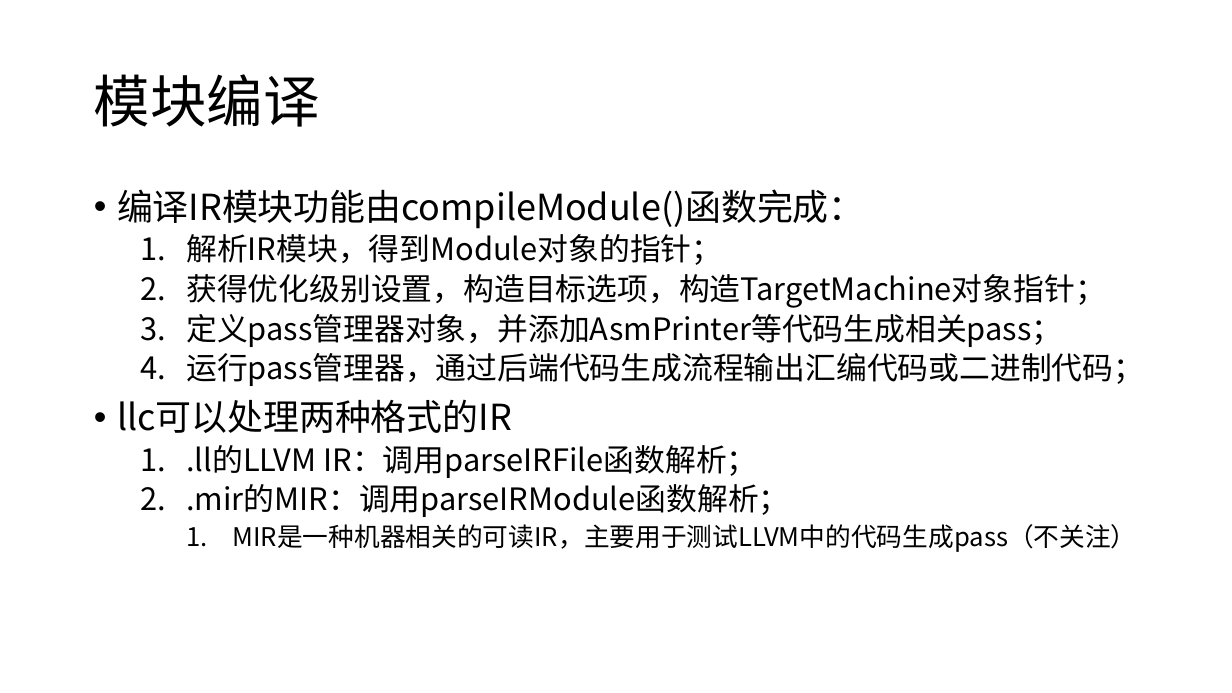
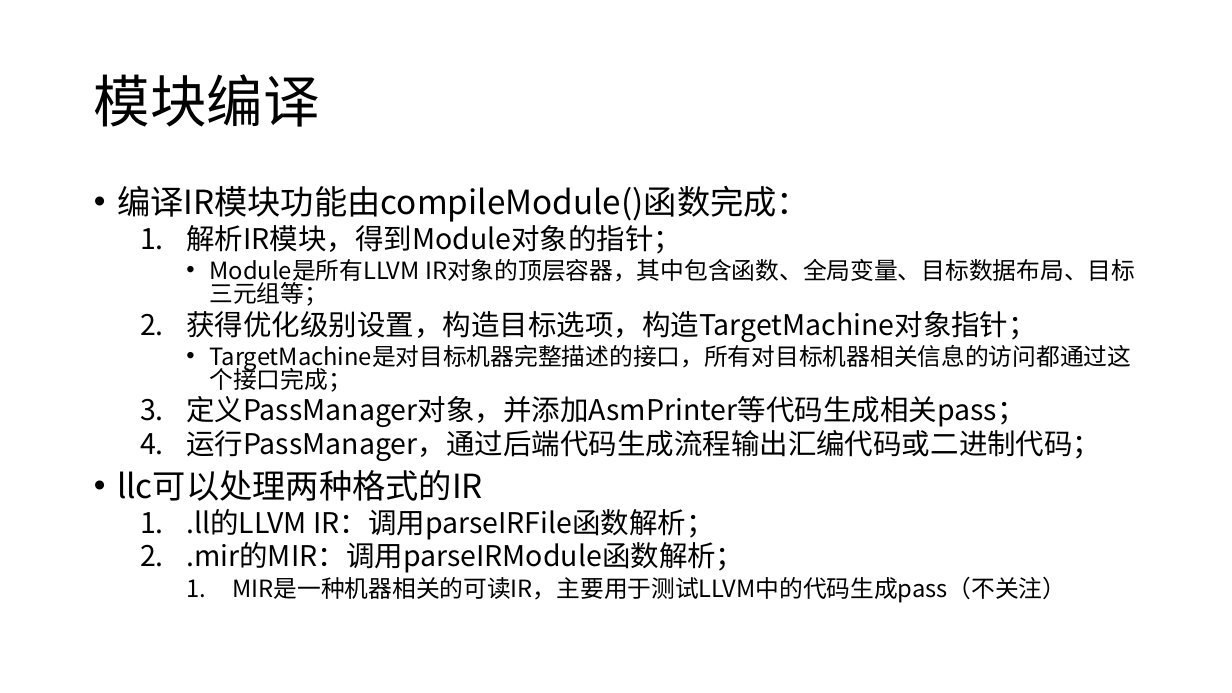
Before and after one commit to JYRoy/MLC-Learning, a slide deck: slide 17 of LLVM/04.LLVM Backend.pptx (slide 16 before the commit). Drawn at 1232x693 pixels with LibreOffice and Linux fonts; fonts in the diff are those of the drawing. Boxes give left, top, right and bottom in pixels: in the first picture for what was removed or moved away, otherwise in the second. Text is boxed around its words. In the diff, an @@ line names an element or a change of style, - is before the commit and + after.

```diff
--- a/LLVM/04.LLVM Backend.pptx
+++ b/LLVM/04.LLVM Backend.pptx
@@ text at box(117, 186, 1067, 603): size 28 to 25.9 pt in "编译IR模块功能由compileModule()函数完成：", "llc可以处理两种格式的IR"; size 24 to 22.2 pt in "解析IR模块，得到Module对象的指针；", "获得优化级别设置，构造目标选项，构造TargetMachine对象指针；", ".ll的LLVM IR：调用parseIRFile函数解析；", ".mir的MIR：调用parseIRModule函数解析；"; size 20 to 18.5 pt in "MIR是一种机器相关的可读IR，主要用于测试LLVM中的代码生成pass（不关注）"; line spacing 0.9 to 0.8 @@
@@ text at box(209, 259, 1135, 306): paragraph added @@
+    • Module是所有LLVM IR对象的顶层容器，其中包含函数、全局变量、目标数据布局、目标三元组等；
@@ text at box(186, 341, 1131, 461): text changed; size 24 to 22.2 pt @@
-  3. 定义pass管理器对象，并添加AsmPrinter等代码生成相关pass；
-  4. 运行pass管理器，通过后端代码生成流程输出汇编代码或二进制代码；
+    • TargetMachine是对目标机器完整描述的接口，所有对目标机器相关信息的访问都通过这个接口完成；
+  3. 定义PassManager对象，并添加AsmPrinter等代码生成相关pass；
+  4. 运行PassManager，通过后端代码生成流程输出汇编代码或二进制代码；
```
Also in this commit, not shown: 17 other slides changed, 5 slides added, 1 slide removed.
